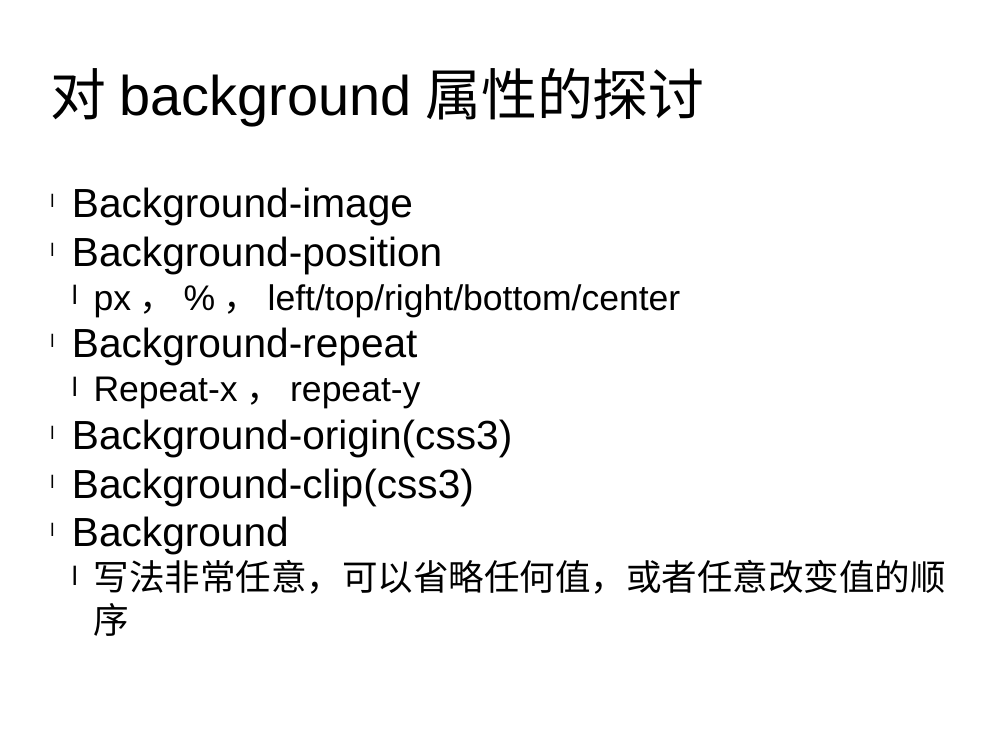
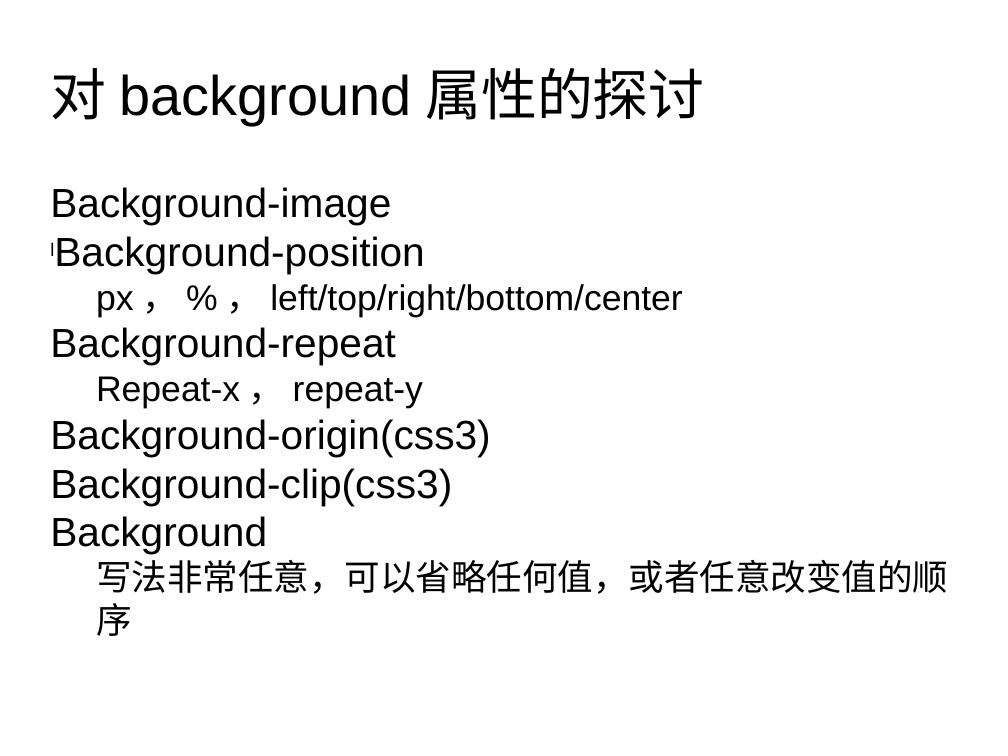
Before and after one commit to Javey/imerge, a slide deck: slide 2 of old_test/imerge.pptx. Drawn at 1008x756 pixels with LibreOffice and Linux fonts; fonts in the diff are those of the drawing. Boxes give left, top, right and bottom in pixels: in the first picture for what was removed or moved away, otherwise in the second. Text is boxed around its words. In the diff, an @@ line names an element or a change of style, - is before the commit and + after.

```diff
--- a/old_test/imerge.pptx
+++ b/old_test/imerge.pptx
@@ text at (50,187,948,636): bullet l to none @@
```
Also in this commit, not shown: 7 other slides changed, 3 slides added, 2 other files.
